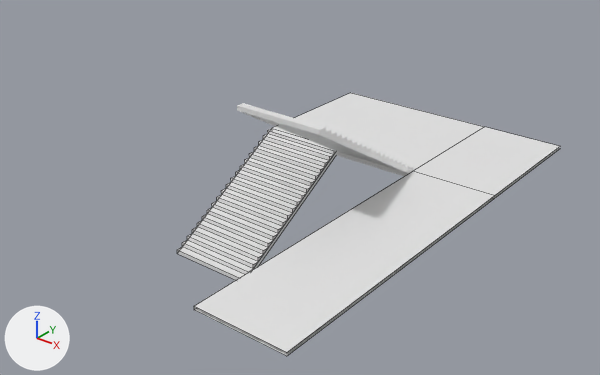
The FBX model Models/Buildings/Building001/Building001_Stairs.FBX, before and after one commit.
Rendered twice from a 50 mm camera at (8.52, -11.45, 14.29) aimed at (-6.17, 6.91, 2.91). Every picture has the same lights, and +X, +Y and +Z are marked at lower left. Mesh edges are drawn as thin lines on the coarser meshes. Where no turn or scale is listed for an object, it has been applied to the vertices.

In view in the first picture: 'Stairs', 'Stairs001', 'StairsLanding'.
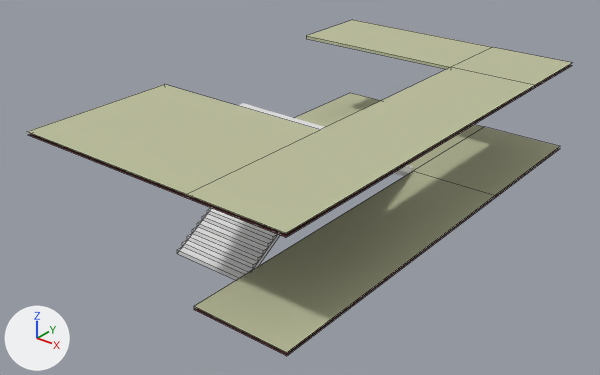
Commit message: Building Mid-Section added
3D model for Building001 Mid-Section added

What changed in the scene script:
```text
Add mat_floor:
    mat_floor = principled_material('Floor')
    mat_floor.base_color = (0.502, 0.518, 0.329)  # beige #bcbf9b
    mat_floor.roughness = 0.859
Add mat_ceeling:
    mat_ceeling = principled_material('Ceeling')
    mat_ceeling.base_color = (0.0667, 0.0118, 0.0118)  # dark red #491c1c
    mat_ceeling.roughness = 0.859
Change me_mesh:
    where me_mesh.from_pydata(...)  # 16 vertices, 7 faces; spans x -9.95..-1.05, y 0.05..14.95, z -0.1..0.0
    used by ob_stairslanding; location = (0.0, 0.0, 3.0)
    me_mesh part 1: all 4 faces centred in x -6.95..-2.5, y 5.02..12.47, z -0.05..0.0 switch from no material to mat_floor (beige #bcbe9b)
    me_mesh part 2: all 3 faces centred in x -6.95..-2.5, y 5.02..12.47, z -0.1 switch from no material to mat_ceeling (dark red #491c1c)
Add me_mesh_003:
    me_mesh_003.from_pydata([(-1.05, 0.05, 0.0), (-9.95, 14.95, 0.0), (-1.05, 14.95, 0.0), (-1.05, 0.05, -0.1), (-9.95, 14.95, -0.1), (-1.05, 14.95, -0.1), (-9.95, 12.0, 0.0), (-1.05, 12.0, 0.0), (-1.05, 12.0, -0.1), (-9.95, 12.0, -0.1), (-3.95, 0.05, 0.0), (-3.95, 14.95, 0.0), (-3.95, 0.05, -0.1), (-3.95, 14.95, -0.1), (-3.95, 12.0, 0.0), (-3.95, 12.0, -0.1), (-3.95, 5.0, 0.0), (-3.95, 5.0, -0.1), (-9.95, 5.0, -0.1), (-9.95, 0.05, -0.1), (-9.95, 0.05, 0.0), (-9.95, 5.0, 0.0)], [], [(6, 14, 11, 1), (8, 15, 13, 5), (3, 12, 17, 15, 8), (7, 2, 11, 14), (9, 4, 13, 15), (0, 7, 14, 16, 10), (17, 16, 14, 15), (17, 12, 19, 18), (10, 16, 21, 20), (16, 17, 18, 21), (15, 14, 6, 9)])
    for i in [0, 3, 5, 6, 8, 9, 10]: me_mesh_003.polygons[i].material_index = 1
    me_mesh_003.materials.append(mat_ceeling)  # dark red #491c1c
    me_mesh_003.materials.append(mat_floor)  # beige #bcbf9b
Add ob_stairslanding001:
    ob_stairslanding001 = bpy.data.objects.new('StairsLanding001', me_mesh_003)
    ob_stairslanding001.location = (0.0, 0.0, 6.0)
```

Pixel boxes (x1, y1, x2, y2) of what changed, in the pictures (600 x 375 px):
'StairsLanding001', added: after (27, 20, 572, 238)
    faces in mat_floor (beige #bcbe9b): (27, 20, 572, 233)
    faces in mat_ceeling (dark red #491c1c): (28, 65, 572, 238)
part 1 of me_mesh, recoloured: (194, 93, 560, 352) in both
part 2 of me_mesh, recoloured: (194, 148, 559, 356) in both
'Stairs', unchanged, covered by the edit: before (177, 128, 336, 280); after (177, 208, 280, 280)
'Stairs001', unchanged, covered by the edit: (237, 103, 413, 176) in both
